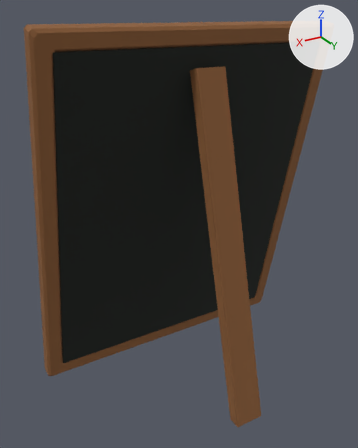
The Blender file arte/fuentes/accesorios/pizarra_precios.blend: old version first, new version second.
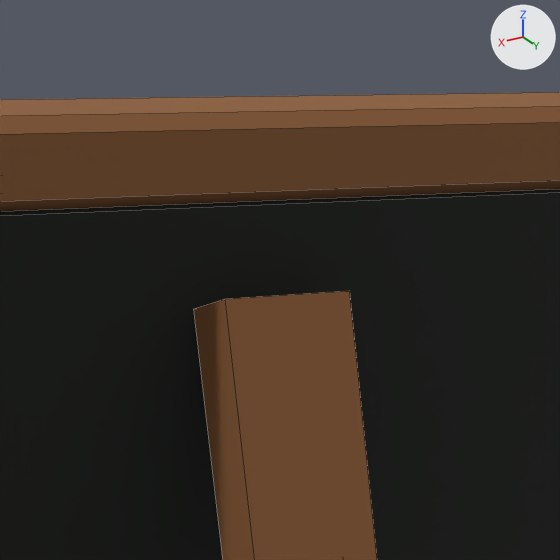
There are two pictures of each version: one whole from a camera (50 mm lens) standing at (0.3013, 0.4571, 0.4446) and looking at (0.0211, -0.0098, 0.2112), one close up on the part from 41% to 76% of the width and 0% to 28% of the height. Arrows for +X, +Y and +Z are at upper right; the lights stay in place. The older version's two pictures come first. The close-ups show mesh edges as thin lines.

Names of what the first close-up shows: 'pizarra_precios_cuerpo'.
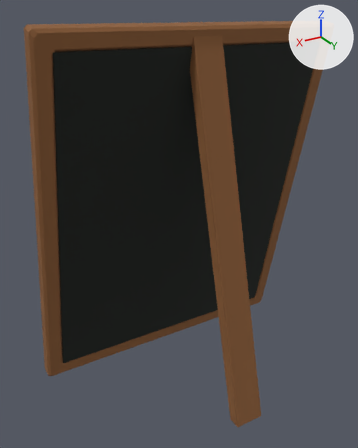
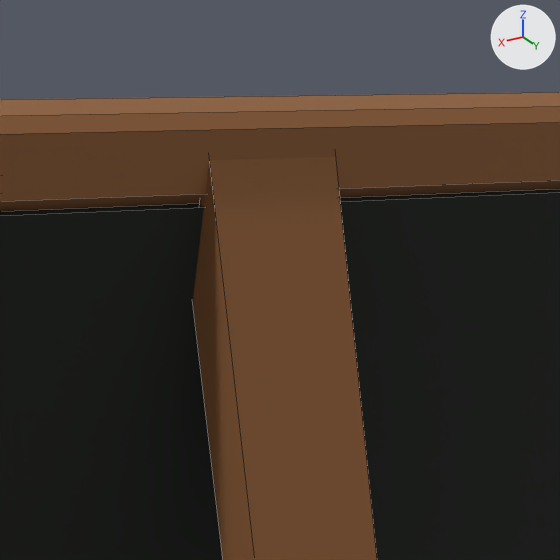
Pixel boxes [x1, y1, x2, y2] of what changed, in the close-ups (560 x 560 px; the box of a moved part takes in the faces that stretch with it):
part 1 of me_pizarra_precios_cuerpo, moved or reshaped
    before: [194, 291, 377, 560]
    after: [193, 157, 377, 560]

The change in detail:
me_pizarra_precios_cuerpo has 104 vertices, 101 faces and spans x -0.18..0.18, y -0.117..0.117, z 0.0..0.434.
me_pizarra_precios_cuerpo is used by ob_pizarra_precios_cuerpo; parent ob_pizarra_precios; location (0.0, 0.0, 0.0).
Part 1, on me_pizarra_precios_cuerpo:
Vertex 1 of me_pizarra_precios_cuerpo moves from (0.018, 0.006, 0.388) at pixel (193, 308) to (0.018, 0.004, 0.394).
Vertex 3 of me_pizarra_precios_cuerpo moves from (0.018, 0.019, 0.391) at pixel (225, 298) to (0.018, 0.011, 0.425).
Vertex 5 of me_pizarra_precios_cuerpo moves from (-0.018, 0.006, 0.388) to (-0.018, 0.004, 0.394).
Vertex 7 of me_pizarra_precios_cuerpo moves from (-0.018, 0.019, 0.391) at pixel (349, 290) to (-0.018, 0.011, 0.425).
